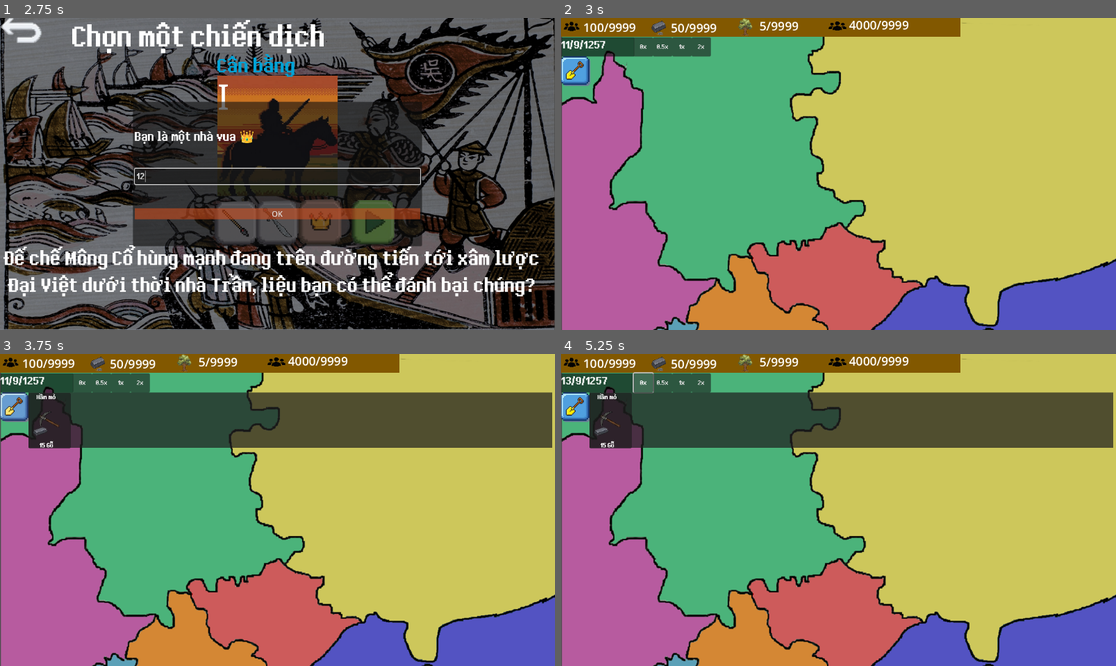
Above: before the commit, frames 1-4 (two rows, left to right).
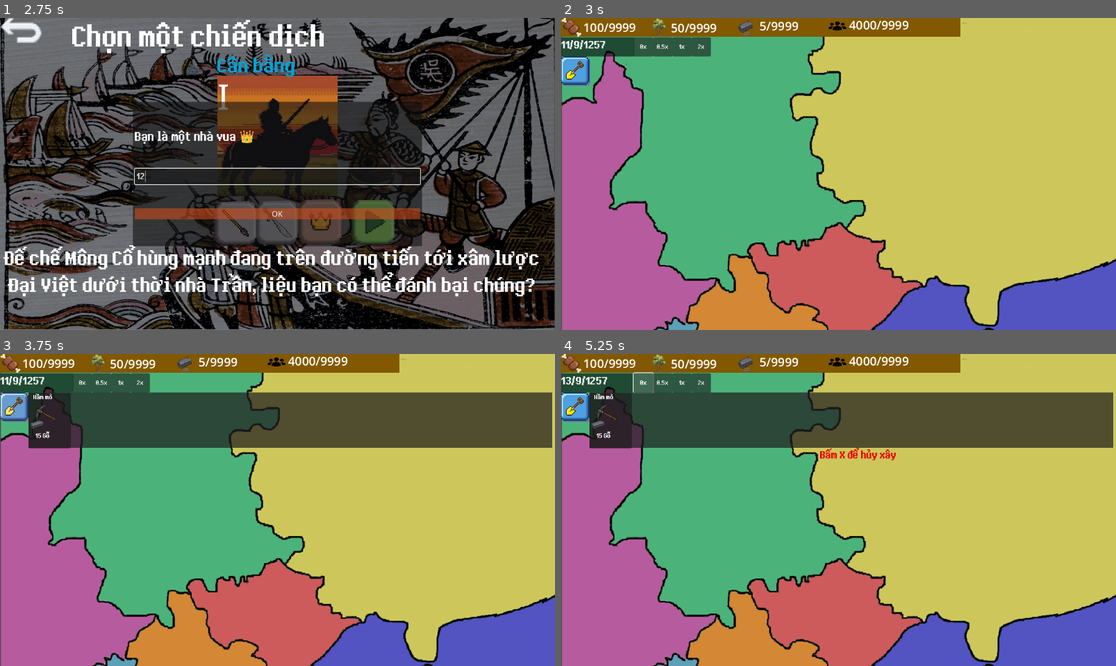
Above: after the commit, the same moments.

Repository: meolaptrinh/Vecil
Game: Godot game, scene res://scenes/main_menu.tscn
The game is run twice, just before and just after one commit, with the same random seed, the same clock (stepped at 60 frames per second) and the same inputs.
Inputs (mouse positions are in pixels of both pictures, inside the frame that each line leads up to):
- Up to frame 1 (2.75 s): click "Chơi" at 0.5 s; click (371, 220) at 1.25 s; click (277, 177) at 2.02 s; type "12" at 2.1 s
- Up to frame 2 (3 s): click "OK" at 2.75 s
- Up to frame 3 (3.75 s): click (16, 407) at 3.5 s
- Up to frame 4 (5.25 s): click (610, 419) at 4.25 s; click "0x" at 5 s

Frame 1 is identical in both runs. In frame 2, 0.3% of the frame differs, in the area x 0-35%, y 0-78%; in frame 3, 0.5%; in frame 4, 0.8%, in the area x 0-61%, y 0-78%.

Commit message:
hoàn thiện tính năng xây dựng cho role 0,2

Diff:
--- a/data/buildings.json
+++ b/data/buildings.json
@@ -1,19 +1,22 @@
 {
     "buildings":[
         {
+            "id":0,
             "name":"Hầm mỏ",
             "mode":0,
             "cost":15,
             "uses":{
                 "type":"iron",
-                "incre_per_day":2
+                "incre_per_day":0.5
             },
             "img":"res://res/img/buildings/mine.png"
         },
         {
+            "id":1,
             "name":"Hội trinh sát",
             "mode":2,
-            "cost":80,
+            "cost":95,
+            "limit":2,
             "uses":{
                 "type":"spy",
                 "incre_per_day":0.25
--- a/data/level_data.json
+++ b/data/level_data.json
@@ -1,7 +1,7 @@
 {
     "levels":[
         {
-        "id":"MC1",
+        "id":"mc1",
         "difficulty":1,
         "description":"Đế chế Mông Cổ hùng mạnh đang trên đường tiến tới xâm lược \n Đại Việt dưới thời nhà Trần, liệu bạn có thể đánh bại chúng?",
         "image":"res://res/img/levels/mc1.png",
@@ -9,7 +9,7 @@
         "map":"res://res/img/maps/mc1.png",
         "food":100,
         "iron":5,
-         "wood":50,
+        "wood":50,
         "population":4000,
         "soldiers":100,
         "morale":9999,
--- /dev/null
+++ b/data/maps.json
@@ -0,0 +1,9 @@
+{
+    "mc1":{
+        "vn":{
+            "r":205,
+            "g":91,
+            "b":91
+        }
+    }
+}
--- a/project.godot
+++ b/project.godot
@@ -21,6 +21,7 @@
 level_data="*res://scenes/script/level_data.gd"
 character="*res://scenes/script/maingame/character.gd"
 buildings="*res://scenes/script/maingame/buildings.gd"
+map_data="*res://scenes/script/maingame/map_data.gd"
 
 [rendering]
 
--- a/scenes/maingame.tscn
+++ b/scenes/maingame.tscn
@@ -263,12 +263,45 @@
 [node name="containerH" type="HBoxContainer" parent="layertopbar/build_button/ScrollContainer"]
 layout_mode = 2
 
+[node name="cancel_label" type="Label" parent="layertopbar/build_button"]
+layout_mode = 0
+offset_left = 540.0
+offset_top = 116.0
+offset_right = 698.0
+offset_bottom = 145.0
+theme_override_colors/font_color = Color(0.93333334, 0, 0, 1)
+theme_override_fonts/font = ExtResource("7_r5jia")
+theme_override_font_sizes/font_size = 26
+text = "Bấm X để hủy xây"
+
 [node name="cameraMaingame" type="Camera2D" parent="."]
 position = Vector2(574, 323)
 script = ExtResource("4_nx2sv")
 
 [node name="maingame_data" type="Node" parent="."]
 script = ExtResource("8_460fr")
+
+[node name="warn_popup" type="PopupPanel" parent="."]
+oversampling_override = 1.0
+initial_position = 1
+size = Vector2i(600, 400)
+
+[node name="Label" type="Label" parent="warn_popup"]
+anchors_preset = 8
+anchor_left = 0.5
+anchor_top = 0.5
+anchor_right = 0.5
+anchor_bottom = 0.5
+offset_left = -296.0
+offset_top = -196.0
+offset_right = 296.0
+offset_bottom = 196.0
+grow_horizontal = 2
+grow_vertical = 2
+theme_override_fonts/font = ExtResource("7_r5jia")
+theme_override_font_sizes/font_size = 32
+text = "Cảnh báo
+"
 
 [connection signal="pressed" from="layertopbar/timelabel/stop_time_button" to="layertopbar/timelabel" method="_on_stop_time_button_pressed"]
 [connection signal="pressed" from="layertopbar/timelabel/half_time_button" to="layertopbar/timelabel" method="_on_half_time_button_pressed"]
--- a/scenes/script/maingame/build_button.gd
+++ b/scenes/script/maingame/build_button.gd
@@ -3,19 +3,37 @@
 @onready var invis = false;
 @onready var colorRect = $ColorRect;
 @onready var scrContainer = $ScrollContainer;
+@onready var cancelLabel = $cancel_label;
 @onready var containerH = $ScrollContainer/containerH;
+@onready var topbar = get_parent().get_node("topbar");
+@onready var map = get_parent().get_parent().get_node("map");
 @onready var buildlist = buildings.buildings_list;
-var pixelfont = load("res://res/fonts/dearpix-1-94.ttf");
-
+@onready var maingame_data = get_parent().get_parent().get_node("maingame_data");
+@onready var maingame = get_parent().get_parent();
+@onready var warn_popup = get_parent().get_parent().get_node("warn_popup");
+@onready var label_warn = warn_popup.get_node("Label");
+@onready var struct_cnt:Array[int];
+var placing = false;
+var pixelfont = preload("res://res/fonts/dearpix-1-94.ttf");
+var placingimg = "";
+var placingcost = 0;
+var placingtype = "";
+var placing_inpd = 0;
+var placing_id = 0;
+var placing_lm = -1;
 func _on_pressed() -> void:
 	invis = !invis;
 	colorRect.visible = invis;
 	scrContainer.visible = invis;
 	containerH.visible = invis;
 func _ready() -> void:
+	struct_cnt.resize(buildlist.size());
+	struct_cnt.fill(0);
+	warn_popup.visible = false;
 	colorRect.visible = false;
 	scrContainer.visible = false;
 	containerH.visible = false;
+	cancelLabel.visible = false;
 	if(level_data.curmode == 0 or level_data.curmode == 2):
 		for building in buildlist:
 			if(int(building["mode"]) == level_data.curmode):
@@ -47,7 +65,99 @@
 		visible = false;
 # hàm khi nhấn vào công trình
 func on_building_press(building):
-	print(building["name"]);
-# Called every frame. 'delta' is the elapsed time since the previous frame.
+	Input.set_custom_mouse_cursor(load(building["img"]),Input.CURSOR_ARROW);
+	cancelLabel.visible = true;
+	placingimg = building["img"];
+	placingcost = building["cost"];
+	placingtype = building["uses"]["type"];
+	placing_inpd = building["uses"]["incre_per_day"];
+	placing_id = building["id"];
+	placing = true;
+	if(level_data.curmode == 2):
+		placing_lm = building["limit"];
+func _input(event: InputEvent) -> void:
+	if(placing):
+		if(event is InputEventMouseButton):
+			if(event.button_index == MOUSE_BUTTON_LEFT):
+				if(level_data.curmode == 0 and maingame_data.resources["wood"]<placingcost):
+					Input.set_custom_mouse_cursor(null);
+					placing = false;
+					placingimg = "";
+					cancelLabel.visible = false;
+					return;
+				#Lấy màu con trỏ chuột
+				var mouseColor:Color;
+				var mouse_pos: Vector2 = get_viewport().get_mouse_position();
+				var viewport_texture: ViewportTexture = get_viewport().get_texture();
+				var img: Image = viewport_texture.get_image();
+
+				if (img and img.get_width() > mouse_pos.x and img.get_height() > mouse_pos.y and mouse_pos.x >= 0 and mouse_pos.y >= 0):
+					mouseColor = img.get_pixel(int(mouse_pos.x), int(mouse_pos.y));
+				#kiểm tra màu đang nhấn phải VN k
+				if(abs(mouseColor.r*255 - map_data.maps[maingame_data.level_id]["vn"]["r"])<0.5):
+					if(abs(mouseColor.b*255 - map_data.maps[maingame_data.level_id]["vn"]["b"])<0.5):
+						if(abs(mouseColor.g*255 - map_data.maps[maingame_data.level_id]["vn"]["g"])<0.5):
+							if(level_data.curmode == 0):
+								var structimg = TextureRect.new();
+								structimg.texture = load(placingimg);
+								var local_pos = map.make_canvas_position_local(mouse_pos);
+								structimg.set_position(local_pos);
+								map.add_child(structimg);
+								Input.set_custom_mouse_cursor(null);
+								placing = false;
+								placingimg = "";
+								cancelLabel.visible = false;
+								maingame_data.res_per_day[placingtype] += placing_inpd;
+								maingame_data.resources["wood"]-=placingcost;
+								topbar.showtopbar();
+							else:
+								if(maingame.ban_build>0):
+									Input.set_custom_mouse_cursor(null);
+									placing = false;
+									placingimg = "";
+									cancelLabel.visible = false;
+									maingame.stop_time = true;
+									warn_popup.visible = true;
+									label_warn.text = "Cảnh báo \n Ngươi đang trong thời gian chấp hành lệnh cấm";
+									return;
+								if(struct_cnt[placing_id] == placing_lm):
+									Input.set_custom_mouse_cursor(null);
+									placing = false;
+									placingimg = "";
+									cancelLabel.visible = false;
+									maingame.stop_time = true;
+									warn_popup.visible = true;
+									label_warn.text = "Cảnh báo \n Triều đình đã phê duyệt cho ngươi loại công trình \n này quá nhiều. Ngươi nên biết giới hạn";
+									return;
+								var acp = randi_range(1,100);
+								if(acp>placingcost):
+									Input.set_custom_mouse_cursor(null);
+									placing = false;
+									placingimg = "";
+									cancelLabel.visible = false;
+									maingame.stop_time = true;
+									warn_popup.visible = true;
+									label_warn.text = "Cảnh báo \n Triều đình không phê chuẩn công trình của ngươi, phó tướng "+character.charname+"\n Ngươi bị cấm đề xuất trong 60 ngày \n ";;
+									print(maingame.ban_build);
+									maingame.ban_build = 60;
+									return;
+								else:
+									var structimg = TextureRect.new();
+									structimg.texture = load(placingimg);
+									var local_pos = map.make_canvas_position_local(mouse_pos);
+									structimg.set_position(local_pos);
+									map.add_child(structimg);
+									Input.set_custom_mouse_cursor(null);
+									placing = false;
+									placingimg = "";
+									cancelLabel.visible = false;
+									struct_cnt[placing_id] +=1;
+
+		elif(event is InputEventKey):
+			if(event.keycode == KEY_X):
+				Input.set_custom_mouse_cursor(null);
+				placing = false;
+				placingimg = "";
+				cancelLabel.visible = false;
 #func _process(delta: float) -> void:
-#	pass
+#	pass;
--- a/scenes/script/maingame/maingame.gd
+++ b/scenes/script/maingame/maingame.gd
@@ -10,7 +10,7 @@
 @onready var day_time_second := 1.0;
 @onready var month_days = [31,28,31,30,31,30,31,31,30,31,30,31];
 @onready var stop_time = false;
-
+@onready var ban_build = 0;
 func _ready() -> void:
 	map.texture = load(levels[curlv]["map"]);
 	maingame_data.set_ready_data();
@@ -23,10 +23,21 @@
 		next_day();
 	show_day();
 func next_day():
+	if(ban_build>0):
+		ban_build-=1;
+	for i in maingame_data.res_per_day:
+		if(maingame_data.res_per_day[i] is int or maingame_data.res_per_day[i] is float):
+			if(maingame_data.resources[i]<9999):
+				maingame_data.resources[i] += maingame_data.res_per_day[i];
+			else:
+				maingame_data.resources[i] = 9999;
 	if(maingame_data.day == 28 and maingame_data.month == 2):
 		if(maingame_data.year%4 == 0):
 			if(maingame_data.year%100 == 0):
-				month_days[1] = 28;
+				if(maingame_data.year%400 == 0):
+					month_days[1] = 29;
+				else:
+					month_days[1] = 28;
 			else:
 				month_days[1] = 29;
 		else:
@@ -42,6 +53,6 @@
 			maingame_data.month = 1;
 			maingame_data.day = 1;
 			maingame_data.year+=1;
-
+	topbar.showtopbar();
 func show_day():
 	timelabel.text = str(int(maingame_data.day))+"/"+str(int(maingame_data.month))+"/"+str(int(maingame_data.year));;
--- a/scenes/script/maingame/maingame_data.gd
+++ b/scenes/script/maingame/maingame_data.gd
@@ -3,8 +3,10 @@
 @onready var curlv = level_data.curlv;
 @onready var levels = level_data.levels;
 @onready var chardata = character.levels[level_data.curlv];
+@onready var level_id = levels[curlv]["id"];
 #tài nguyên
 @onready var resources = levels[curlv];
+@onready var res_per_day = levels[curlv].duplicate();
 #các biến thời gian
 @onready var day = levels[curlv]["start_time"]["day"];
 @onready var month = levels[curlv]["start_time"]["month"];
@@ -12,12 +14,15 @@
 
 func set_ready_data():
 	resources = levels[curlv];
-
 	chardata = character.levels[curlv];
 
 	day = levels[curlv]["start_time"]["day"];
 	month = levels[curlv]["start_time"]["month"];
 	year = levels[curlv]["start_time"]["year"];
+
+	for i in res_per_day:
+		if(res_per_day[i] is int or res_per_day[i] is float):
+			res_per_day[i] = 0;
 
 	match level_data.curmode:
 		0:
--- /dev/null
+++ b/scenes/script/maingame/map_data.gd
@@ -0,0 +1,4 @@
+extends Node
+var file = FileAccess.open("res://data/maps.json",FileAccess.READ);
+var json_text = file.get_as_text();
+var maps = JSON.parse_string(json_text);
--- a/scenes/script/maingame/topbar.gd
+++ b/scenes/script/maingame/topbar.gd
@@ -15,9 +15,9 @@
 		slot3show.text = str(int(maingame_data.resources["iron"]))+"/9999";
 		slot4show.text = str(int(maingame_data.resources["population"]))+"/9999";
 		slot1img.texture = preload("res://res/img/resources/foodicon.png");
-		slot2img.texture = preload("res://res/img/resources/iron_icon.png");
-		slot3img.texture = preload("res://res/img/resources/woodicon.png");
-		slot1img.texture = preload("res://res/img/resources/populationicon.png");
+		slot2img.texture = preload("res://res/img/resources/woodicon.png");
+		slot3img.texture = preload("res://res/img/resources/iron_icon.png");
+		slot4img.texture = preload("res://res/img/resources/populationicon.png");
 	elif(level_data.curmode == 1):
 		slot1show.text = str(int(maingame_data.resources["soldiers"]))+"/9999";
 		slot1img.texture = preload("res://res/img/resources/soldiers.png");
Binary file changed: res/img/buildings/mine.png
Binary file changed: res/img/maps/mc1.png
Not shown, added: scenes/script/maingame/map_data.gd.uid
Not shown, changed: TODO.md
